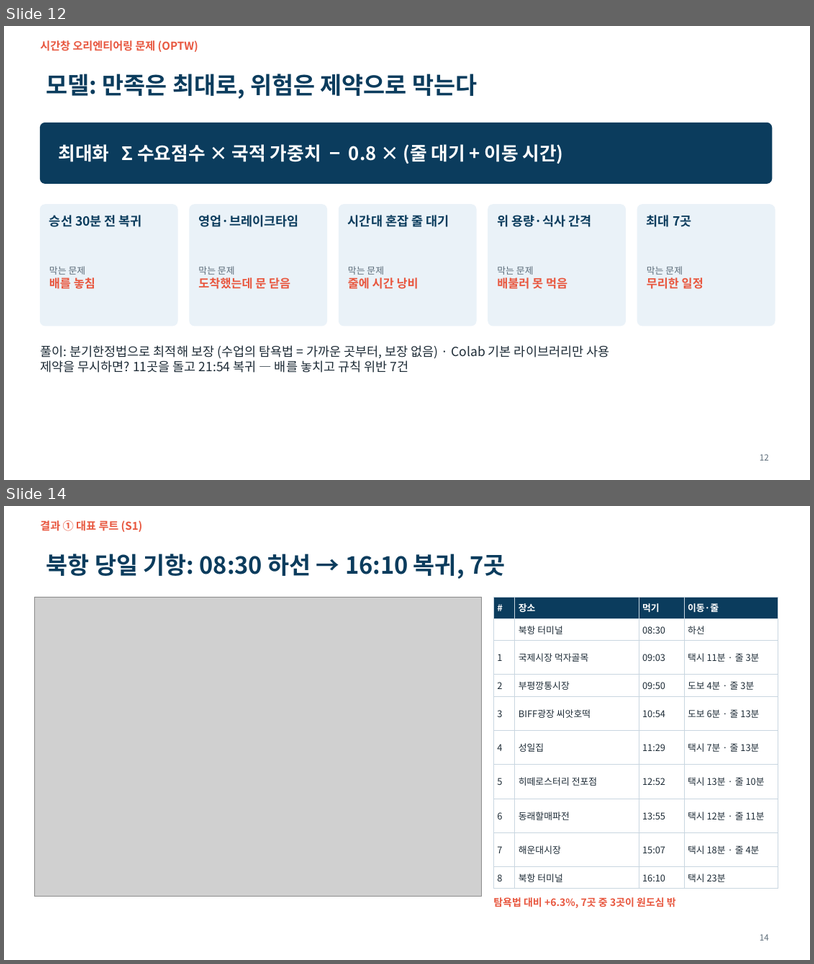
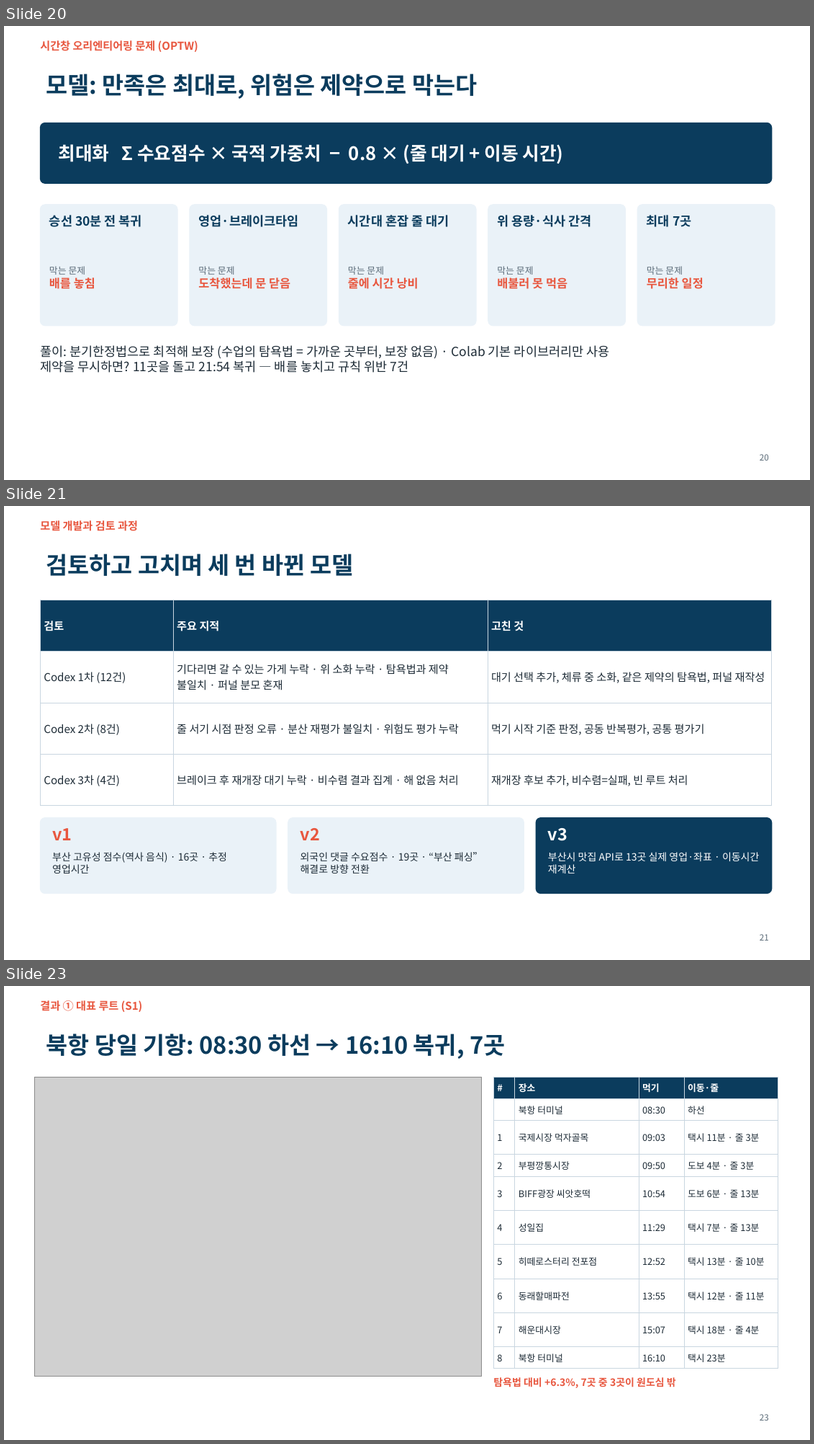
Before and after one commit to ddayoung03/busan-cruise-unpassing, a slide deck: 05_문서/3주차_발표자료.pptx. Shown one above the other, each under a label of ours: slides 12 and 14 before the commit, slides 20, 21 and 23 after it; the slides between them are not shown. The pictures are 814x964 and 814x1444 pixels, drawn with LibreOffice and Linux fonts; fonts in the diff are those of the drawing; grey boxes stand for pictures. Boxes give left, top, right and bottom in pixels: in the first picture for what was removed or moved away, otherwise in the second. Text is boxed around its words. In the diff, an @@ line names an element or a change of style, - is before the commit and + after.

```diff
--- a/05_문서/3주차_발표자료.pptx
+++ b/05_문서/3주차_발표자료.pptx
@@ slide 21 added at [4,506,810,960], background #FFFFFF @@
@@ text added at [40,520,138,531], 13 pt, text #E8573F, bold @@
+모델 개발과 검토 과정
@@ title added at [46,554,354,576], 28 pt, text #0B3C5D, bold @@
+검토하고 고치며 세 번 바뀐 모델
@@ table added at [40,600,772,789], 4 rows, 3 columns @@
+검토 | 주요 지적 | 고친 것
+Codex 1차 (12건) | 기다리면 갈 수 있는 가게 누락 · 위 소화 누락 · 탐욕법과 제약 불일치 · 퍼널 분모 혼재 | 대기 선택 추가, 체류 중 소화, 같은 제약의 탐욕법, 퍼널 재작성
+Codex 2차 (8건) | 줄 서기 시점 판정 오류 · 분산 재평가 불일치 · 위험도 평가 누락 | 먹기 시작 기준 판정, 공동 반복평가, 공통 평가기
+Codex 3차 (4건) | 브레이크 후 재개장 대기 누락 · 비수렴 결과 집계 · 해 없음 처리 | 재개장 후보 추가, 비수렴=실패, 빈 루트 처리
@@ rounded rectangle added at [40,818,276,893], fill #EAF2F8, outline #EAF2F8 1 pt @@
@@ text added at [52,828,72,840], 20 pt, text #E8573F, bold @@
+v1
@@ rounded rectangle added at [288,818,525,893], fill #EAF2F8, outline #EAF2F8 1 pt @@
@@ text added at [301,828,320,840], 20 pt, text #E8573F, bold @@
+v2
@@ rounded rectangle added at [536,818,772,893], fill #0B3C5D, outline #0B3C5D 1 pt @@
@@ text added at [548,828,568,841], 20 pt, text #FFFFFF, bold @@
+v3
@@ text added at [52,852,227,873], 12 pt, text #1D2B36 @@
+부산 고유성 점수(역사 음식) · 16곳 · 추정 영업시간
@@ text added at [301,852,484,873], 12 pt, text #1D2B36 @@
+외국인 댓글 수요점수 · 19곳 · “부산 패싱” 해결로 방향 전환
@@ text added at [548,852,759,873], 12 pt, text #FFFFFF @@
+부산시 맛집 API로 13곳 실제 영업·좌표 · 이동시간 재계산
@@ page number added at [760,934,769,940], 10 pt, text #5B6B78 @@
+21
@@ what was slide 12 is now slide 20 @@
@@ page number at [760,454,769,460]: text changed @@
-12
+20
@@ what was slide 14 is now slide 23 @@
@@ page number at [760,1414,769,1420]: text changed @@
-14
+23
```
Also in this commit, not shown: 8 slides changed, 8 other slides added, 3 other files.
